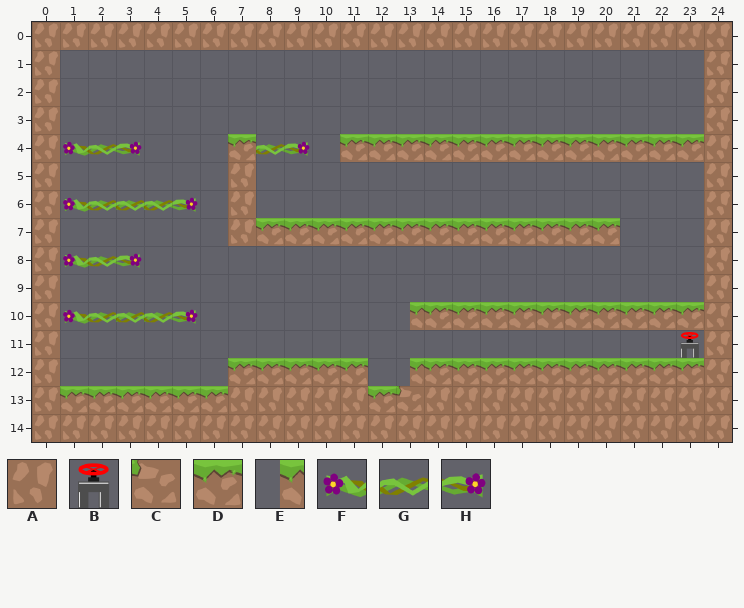
Two states of a Tiled map, android/assets/levels/ins_level_9.tmx. The picture above is the old version.
Cells are 128x128 px. Shown: x 0..24, y 0..14.
Key: from "tiles_128x128": A 0, B 10, C 11, D 12, E 20, F 21, G 22, H 23.
_ is an empty cell.
Layers that did not change in this view are not listed.
Layer "graphics" before, first column x 0:
 0 AAAAAAAAAAAAAAAAAAAAAAAAA
 1 A_______________________A
 2 A_______________________A
 3 A_______________________A
 4 AFGH___DGH_DDDDDDDDDDDDDA
 5 A______A________________A
 6 AFGGGH_A________________A
 7 A______ADDDDDDDDDDDDD___A
 8 AFGH____________________A
 9 A_______________________A
10 AFGGGH_______EDDDDDDDDDDA
11 A______________________BA
12 A______DDDDD_EDDDDDDDDDDA
13 ADDDDDDAAAAADCAAAAAAAAAAA
14 AAAAAAAAAAAAAAAAAAAAAAAAA
New version:
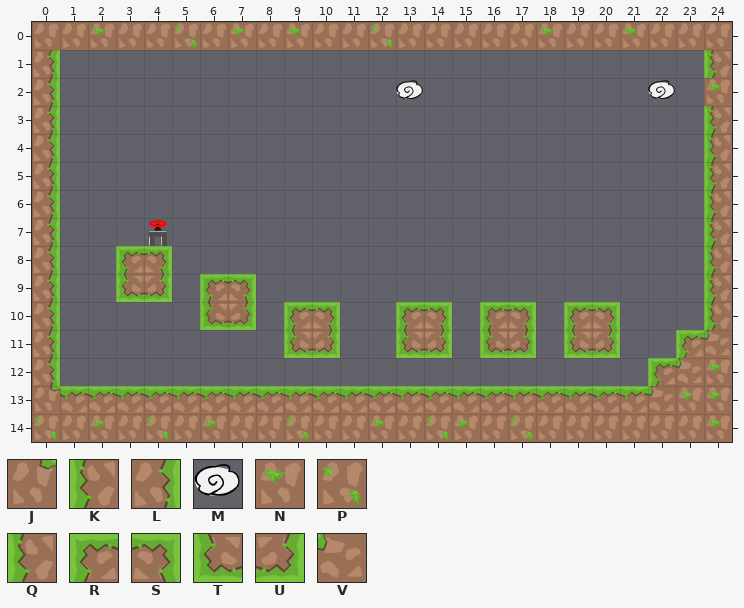
Further tiles: from "tiles_128x128": J 2, K 3, L 4, M 6; from "tiles_128x128_green": N 7, P 8, Q 9, R 18, S 19, T 27, U 28, V 34.
The exact change:
Changed rows in their new state; . is an unchanged cell.
Layer "graphics":
first column x 0:
 0 ..N..P.N.N..P.....N..N...
 1 L.......................K
 2 L............M........M.N
 3 L.......................K
 4 L___...___._____________K
 5 L......_................K
 6 L_____._................K
 7 L...B..______________...K
 8 L__RS...................Q
 9 L..TU.RS................K
10 L_____TU.RS..RS_RS_RS___Q
11 L........TU..TU.TU.TU..RV
12 L......_____._________RVN
13 J......DDDDD.DDDDDDDDDVNN
14 P.N.P.N..P..N.PN.P......N
Boxes around the changes in both pictures, in picture pixels (x1, y1, x2, y2):
changed: (92, 26, 105, 36)
changed: (173, 25, 197, 48)
changed: (232, 26, 245, 36)
changed: (288, 26, 301, 36)
changed: (369, 25, 393, 48)
changed: (540, 26, 553, 36)
changed: (624, 26, 637, 36)
changed: (33, 50, 731, 440)
